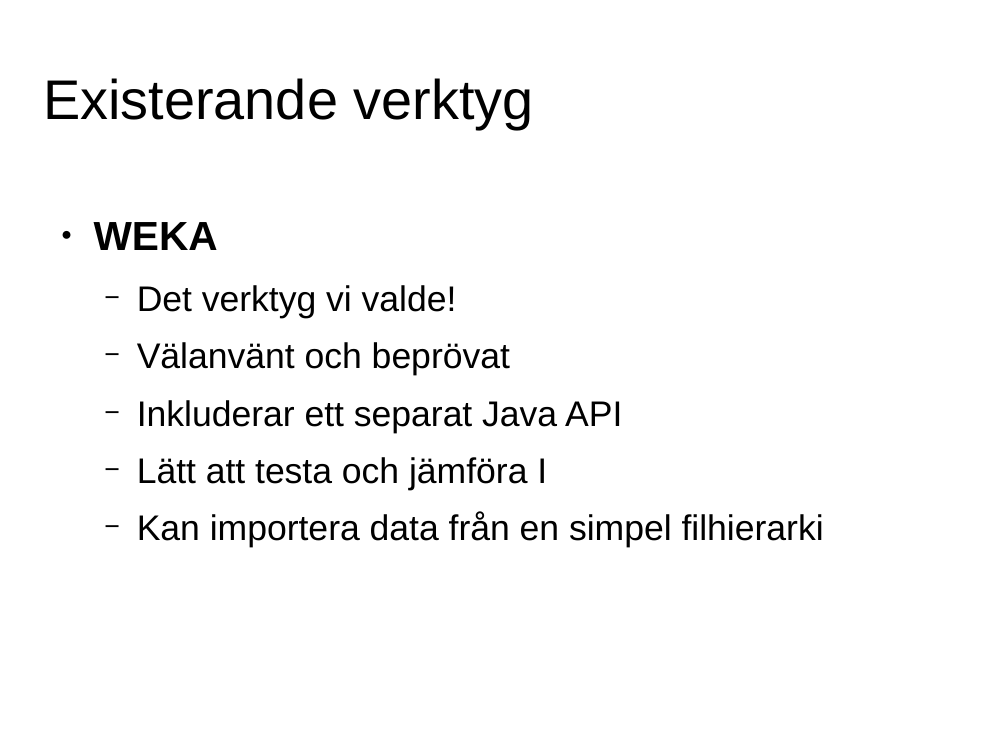
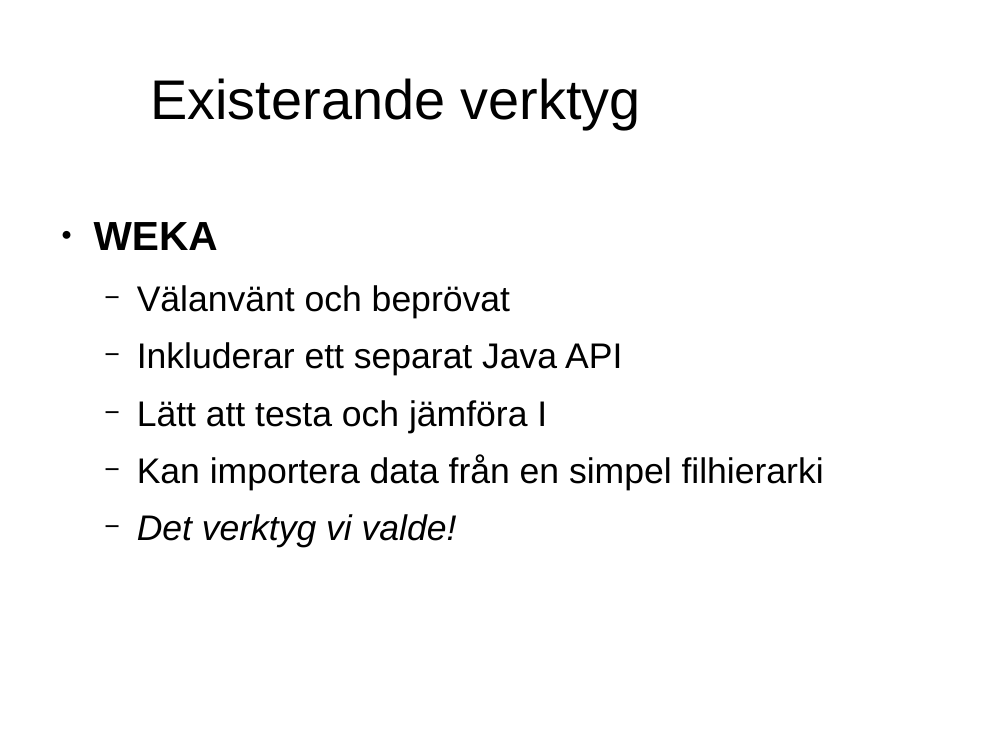
Before and after one commit to jensa/BloggEllerNyhet, a slide deck: slide 4 of report/presentation.odp. Drawn at 1008x756 pixels with LibreOffice and Linux fonts; fonts in the diff are those of the drawing; background and template pictures are left out. Boxes give left, top, right and bottom in pixels: in the first picture for what was removed or moved away, otherwise in the second. Text is boxed around its words. In the diff, an @@ line names an element or a change of style, - is before the commit and + after.

```diff
--- a/report/presentation.odp
+++ b/report/presentation.odp
@@ title "Existerande verktyg" at (150,78,641,129): alignment left to centre @@
@@ text at (137,285,457,319): paragraph removed @@
-  − Det verktyg vi valde!
@@ text at (137,514,457,547): paragraph added @@
+  − Det verktyg vi valde!
```
Also in this commit, not shown: 3 other slides changed, 4 slides added.
